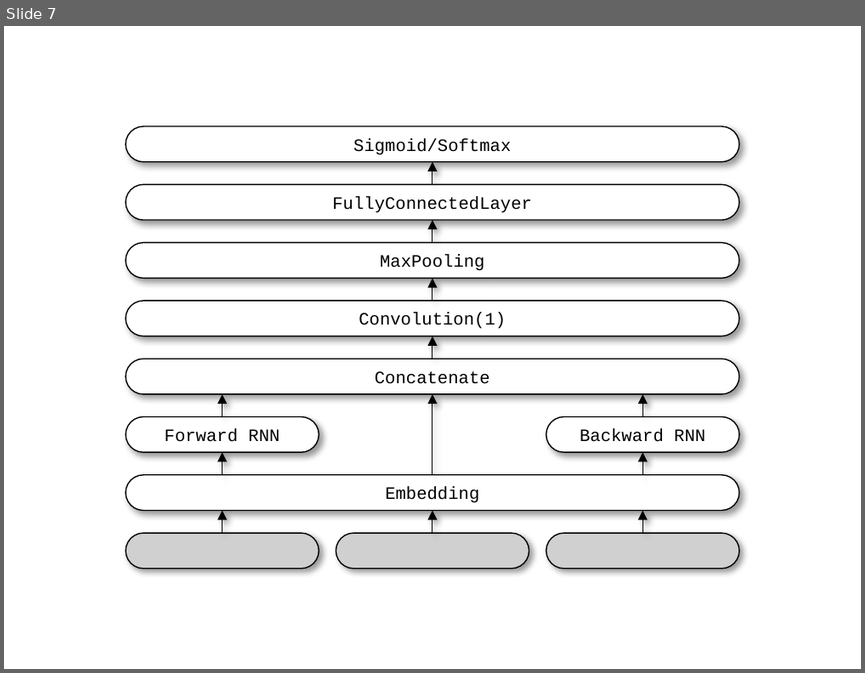
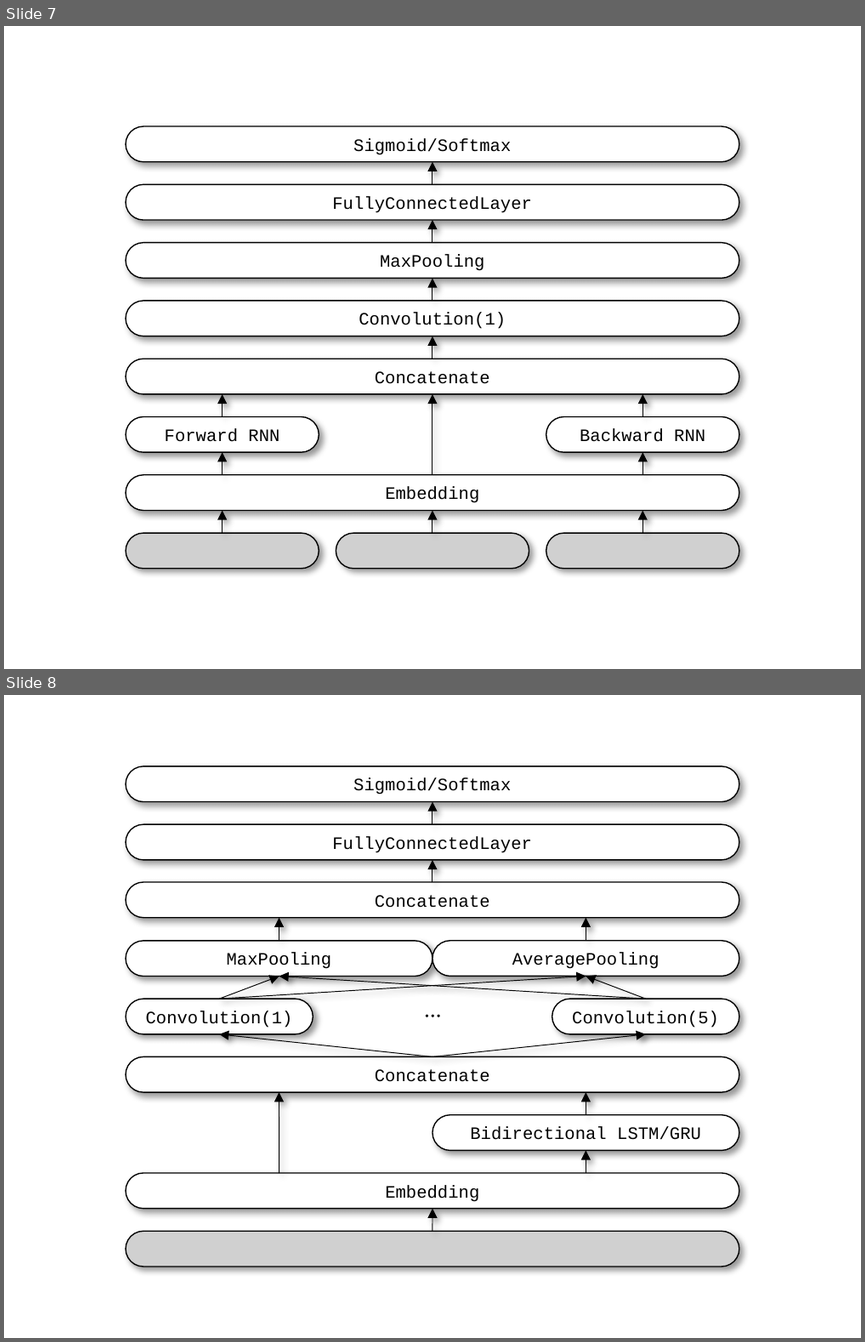
Before and after one commit to AIProphet/TextClassification-Keras, a slide deck: image/figures.pptx. Shown one above the other, each under a label of ours: slide 7 before the commit, slides 7 and 8 after it. The pictures are 865x673 and 865x1342 pixels, drawn with LibreOffice and Linux fonts; fonts in the diff are those of the drawing; grey boxes stand for pictures. Boxes give left, top, right and bottom in pixels: in the first picture for what was removed or moved away, otherwise in the second. Text is boxed around its words. In the diff, an @@ line names an element or a change of style, - is before the commit and + after.

```diff
--- a/image/figures.pptx
+++ b/image/figures.pptx
@@ slide 8 added at bbox=[4, 695, 861, 1338], background #FFFFFF @@
@@ group added at bbox=[125, 766, 740, 1266]: 14 arrows, 10 rounded rectangles, 1 picture, 1 text @@
+Embedding
+Bidirectional LSTM/GRU
+Concatenate
+Convolution(1)
+MaxPooling
+FullyConnectedLayer
+Sigmoid/Softmax
+Convolution(5)
+AveragePooling
+Concatenate
+…
```
Also in this commit, not shown: 4 other files.
